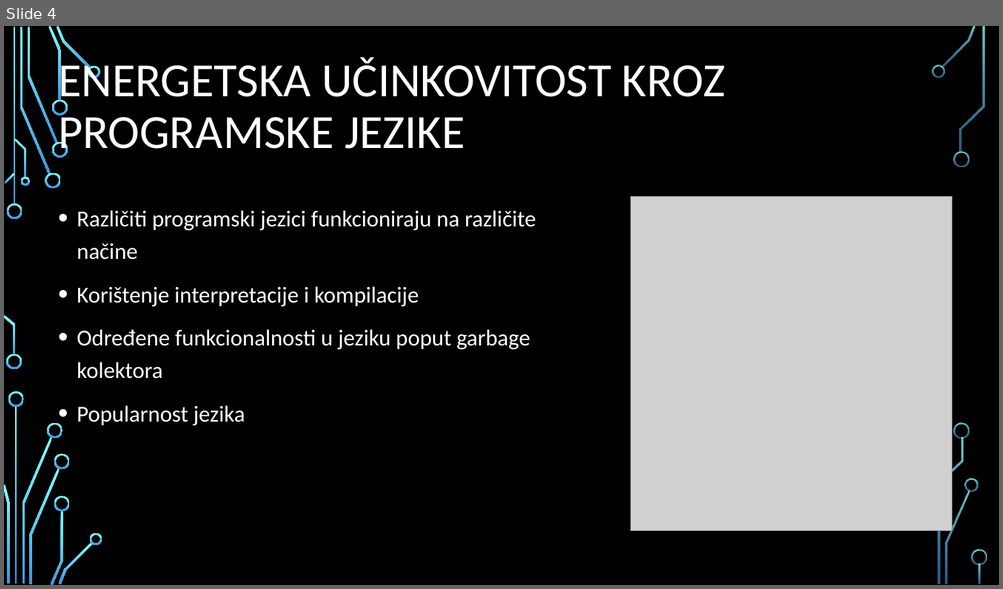
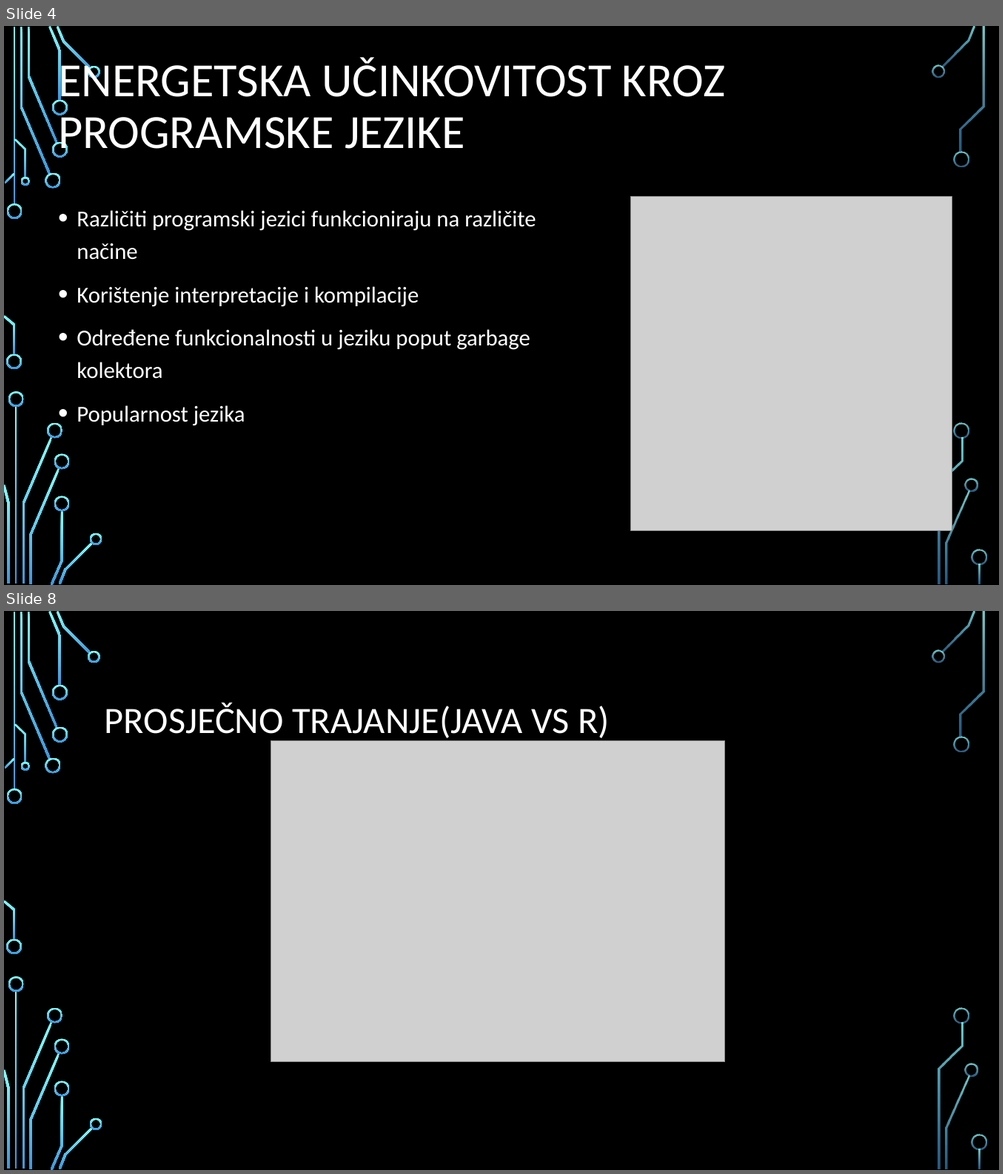
Before and after one commit to MatteoPlisic/Se, a slide deck: Green coding ppt.pptx. Shown one above the other, each under a label of ours: slide 4 before the commit, slides 4 and 8 after it; the slides between them are not shown. The pictures are 1003x589 and 1003x1174 pixels, drawn with LibreOffice and Linux fonts; fonts in the diff are those of the drawing; grey boxes stand for pictures; background and template pictures are left out. Boxes give left, top, right and bottom in pixels: in the first picture for what was removed or moved away, otherwise in the second. Text is boxed around its words. In the diff, an @@ line names an element or a change of style, - is before the commit and + after.

```diff
--- a/Green coding ppt.pptx
+++ b/Green coding ppt.pptx
@@ slide 8 added at [4,611,999,1170], background picture (left out); not listed: 36 template elements that a slide beside it also shows @@
@@ title added at [105,703,609,742], 36 pt, text #FFFFFF @@
+PROSJEČNO TRAJANJE(JAVA VS R)
@@ picture added at [271,741,725,1062] @@
```
Also in this commit, not shown: 1 slide changed, 5 other slides added, 1 other file.
